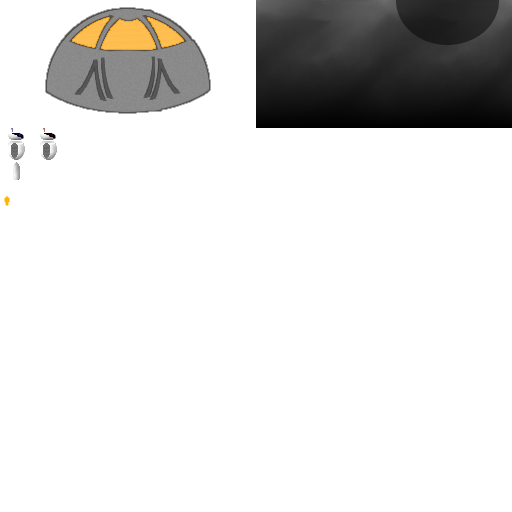
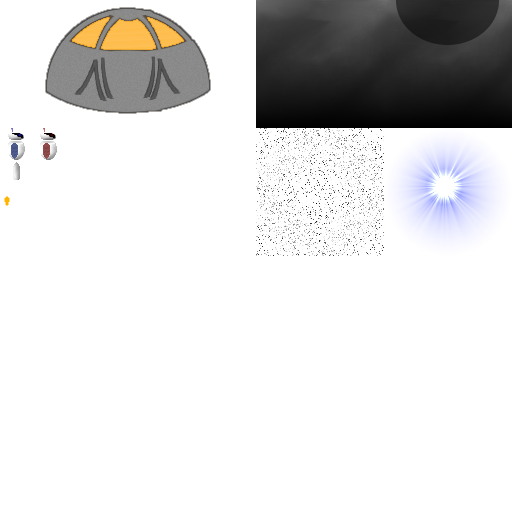
Layer changes from the first w=512, h=512 image to the second:
added layer "transparency #2" above "Background" over <box>388,132,508,252</box>
painted on "Background" over <box>11,128,384,256</box>
